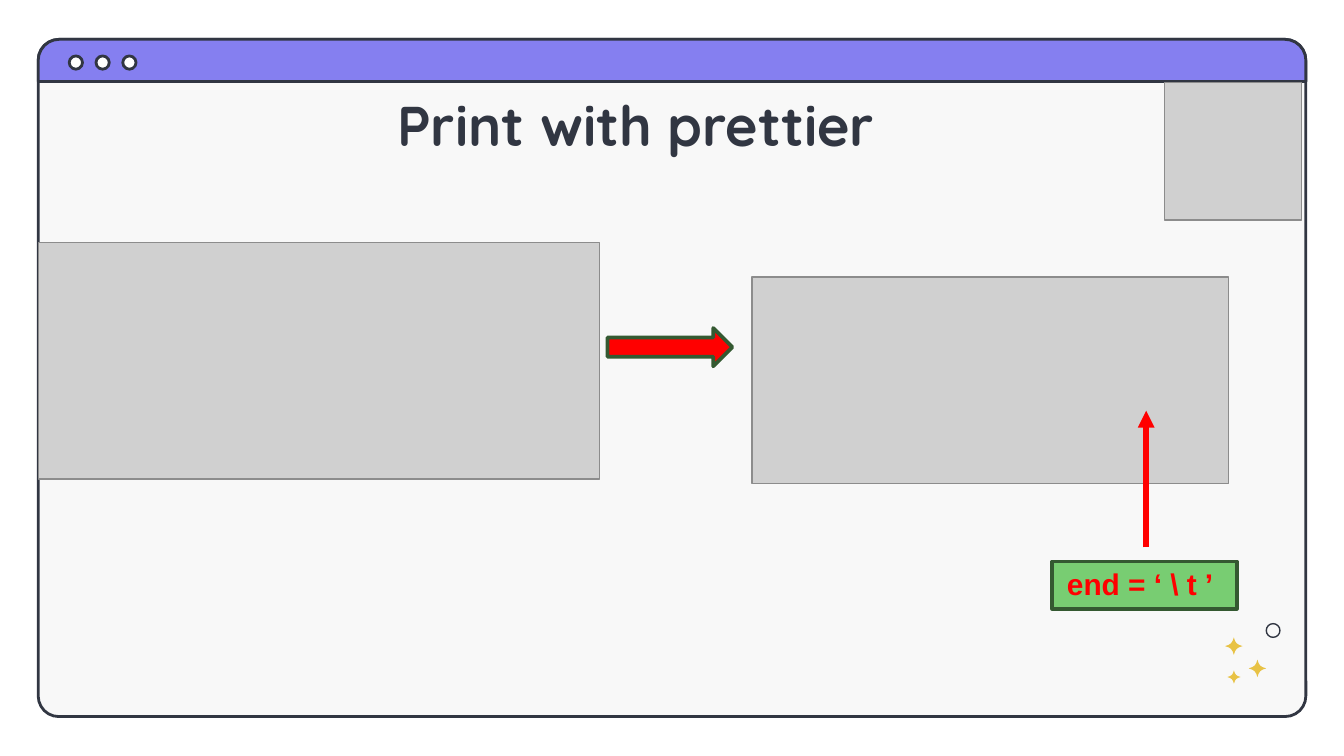
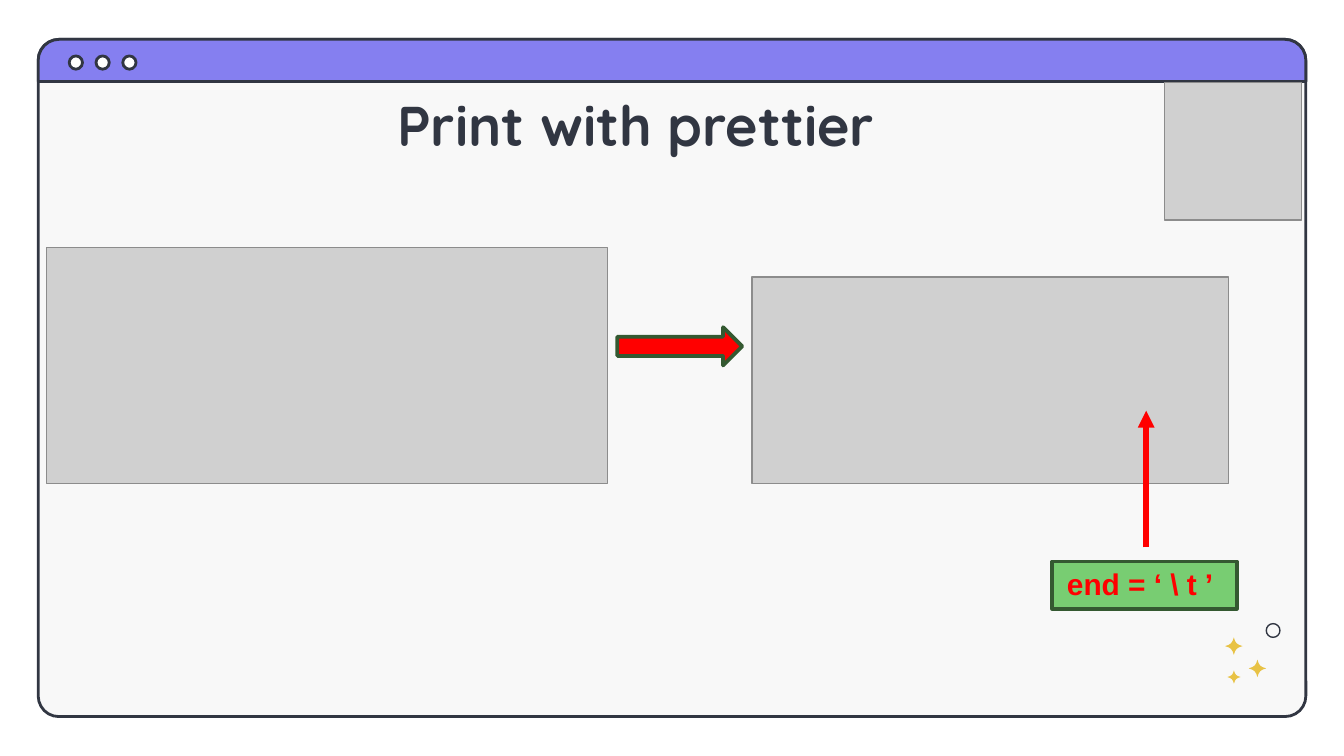
Before and after one commit to RIGTraining/PythonClass, a slide deck: slide 13 of Python_Kids_Ch4.pptx. Drawn at 1344x756 pixels with LibreOffice and Linux fonts; fonts in the diff are those of the drawing; grey boxes stand for pictures. Boxes give left, top, right and bottom in pixels: in the first picture for what was removed or moved away, otherwise in the second. Text is boxed around its words. In the diff, an @@ line names an element or a change of style, - is before the commit and + after.

```diff
--- a/Python_Kids_Ch4.pptx
+++ b/Python_Kids_Ch4.pptx
@@ picture: place and size @@
-picture at box(39, 243, 601, 480)
+picture at box(47, 247, 609, 484)
@@ right arrow: place and size @@
-right arrow at box(607, 328, 732, 366)
+right arrow at box(617, 327, 742, 364)
```
Also in this commit, not shown: 1 other slide changed, 2 slides added, 1 slide removed, 2 other files.
